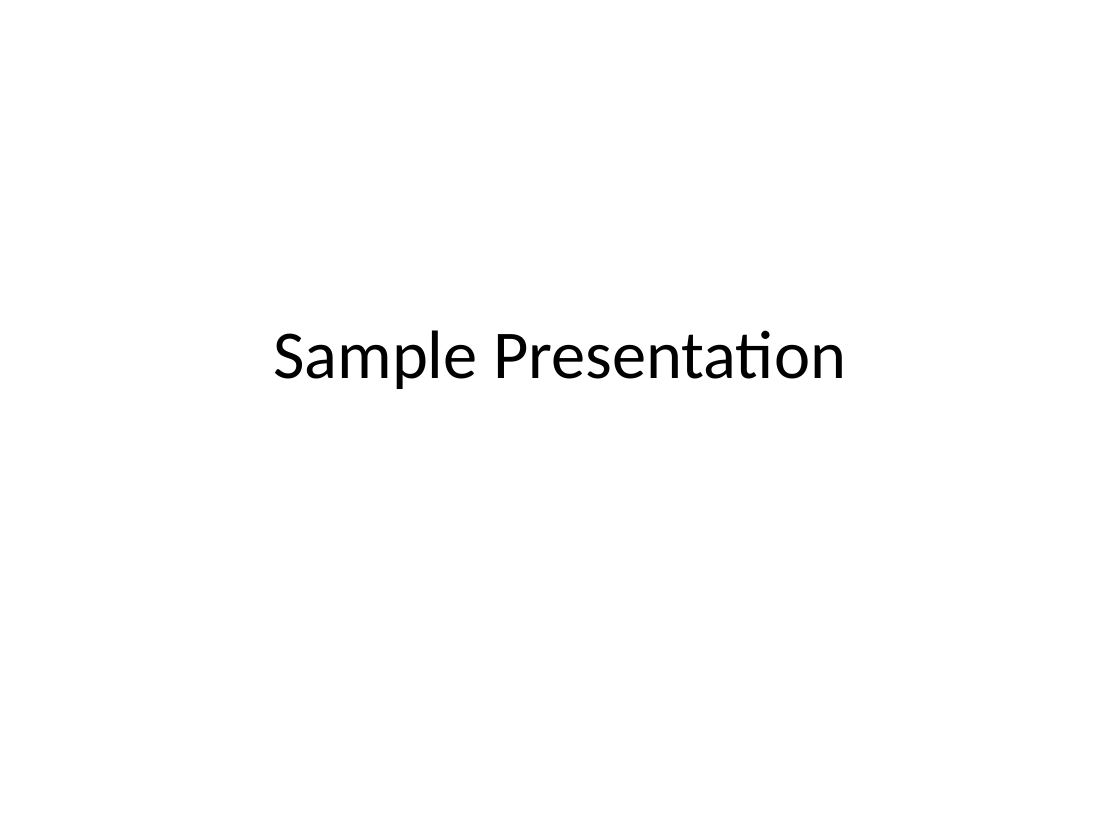
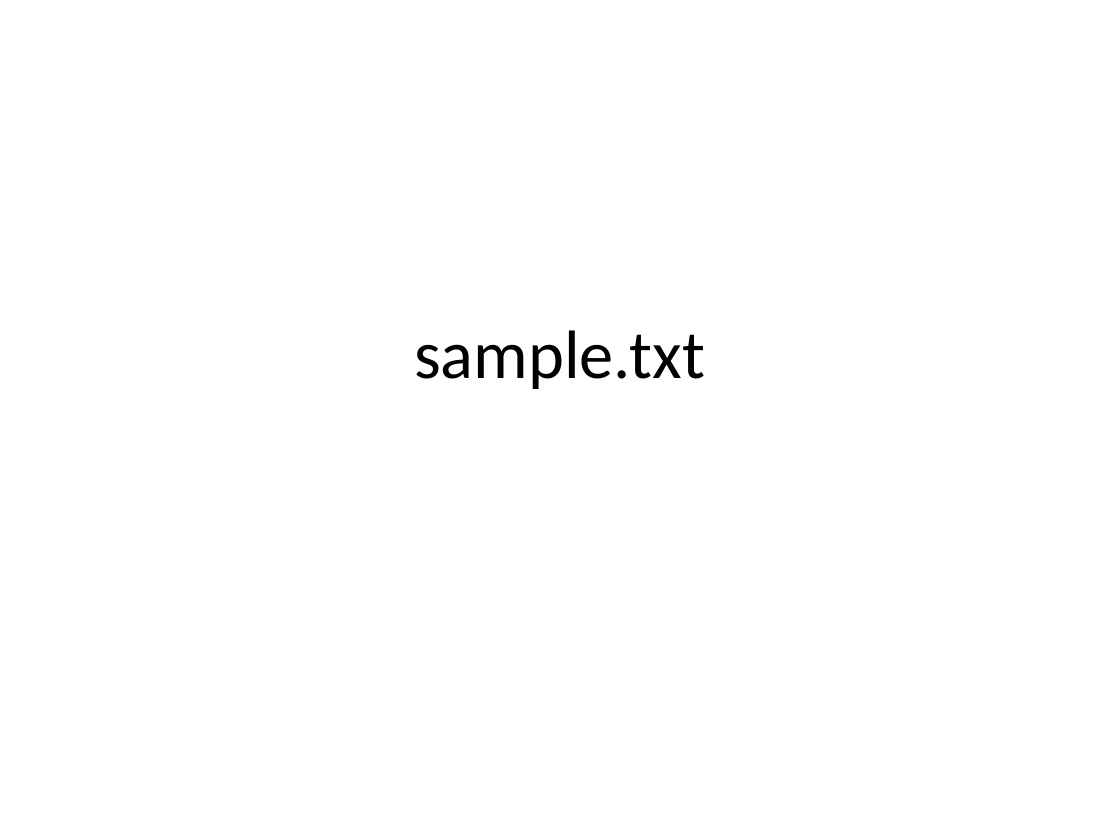
Before and after one commit to pragatmittal/AI_Based_PPT_Generator, a slide deck: slide 1 of output/generated_presentation.pptx. Drawn at 1120x840 pixels with LibreOffice and Linux fonts; fonts in the diff are those of the drawing. Boxes give left, top, right and bottom in pixels: in the first picture for what was removed or moved away, otherwise in the second. Text is boxed around its words. In the diff, an @@ line names an element or a change of style, - is before the commit and + after.

```diff
--- a/output/generated_presentation.pptx
+++ b/output/generated_presentation.pptx
@@ title at [414,330,705,389]: text changed @@
-Sample Presentation
+sample.txt
```
Also in this commit, not shown: 2 other slides changed, 6 other files.
